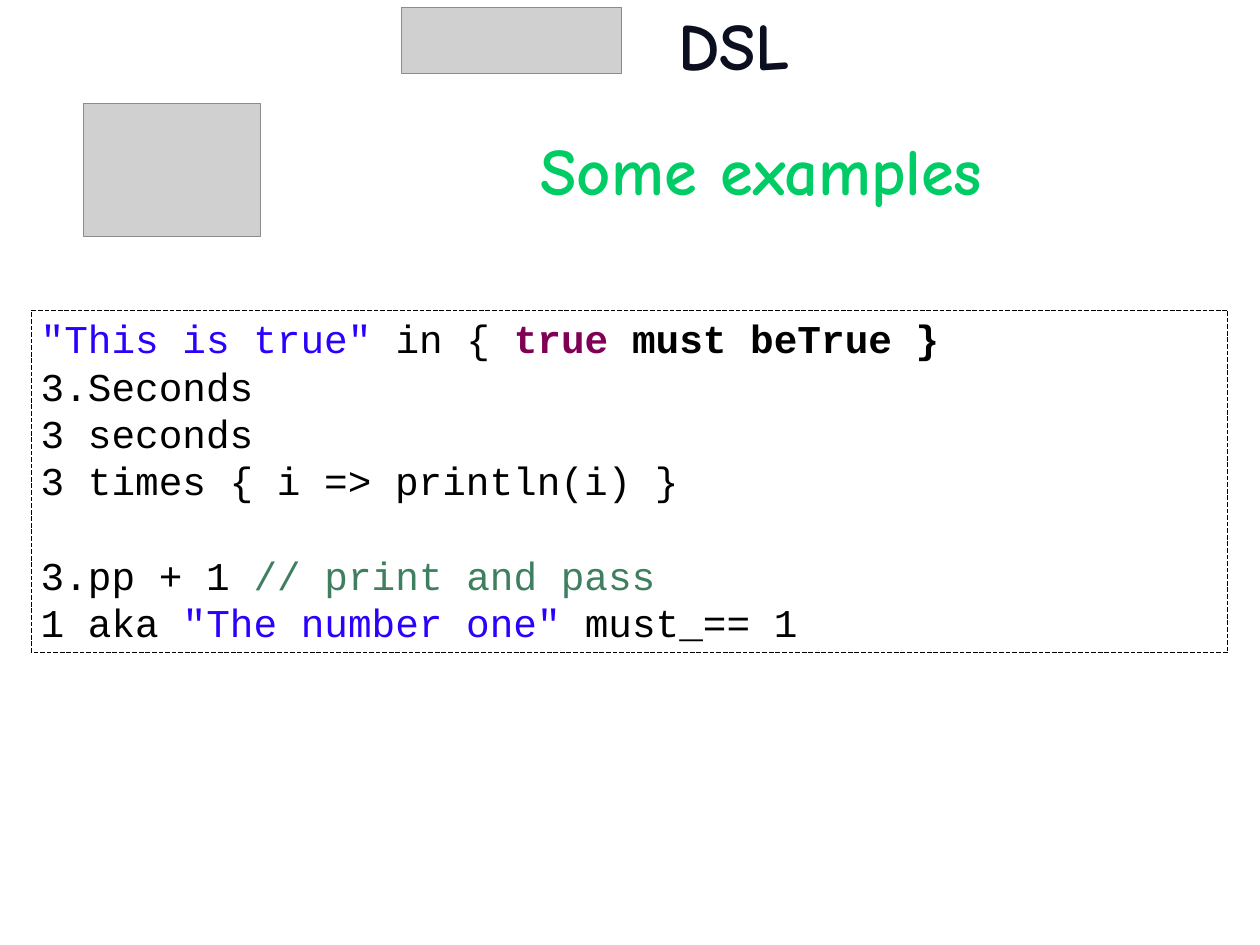
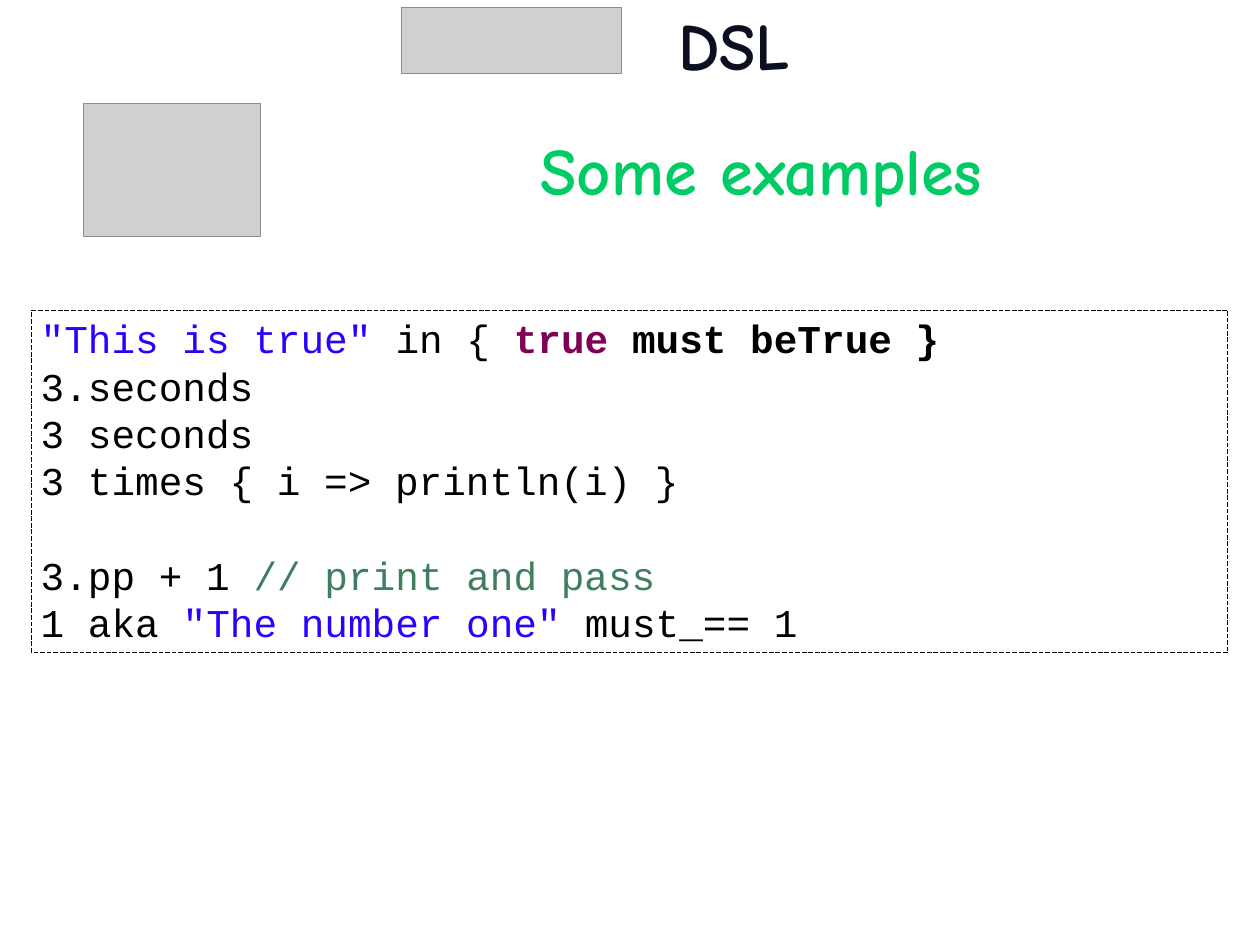
Before and after one commit to etorreborre/oscon-2010, a slide deck: slide 33 of src/main/resources/oscon_2010_specs.pptx. Drawn at 1260x945 pixels with LibreOffice and Linux fonts; fonts in the diff are those of the drawing; grey boxes stand for pictures; background and template pictures are left out. Boxes give left, top, right and bottom in pixels: in the first picture for what was removed or moved away, otherwise in the second. Text is boxed around its words. In the diff, an @@ line names an element or a change of style, - is before the commit and + after.

```diff
--- a/src/main/resources/oscon_2010_specs.pptx
+++ b/src/main/resources/oscon_2010_specs.pptx
@@ text in rectangle at <box>41,372,254,402</box>: text changed @@
-3.Seconds
+3.seconds
```
Also in this commit, not shown: 3 slides added, 2 other files.
